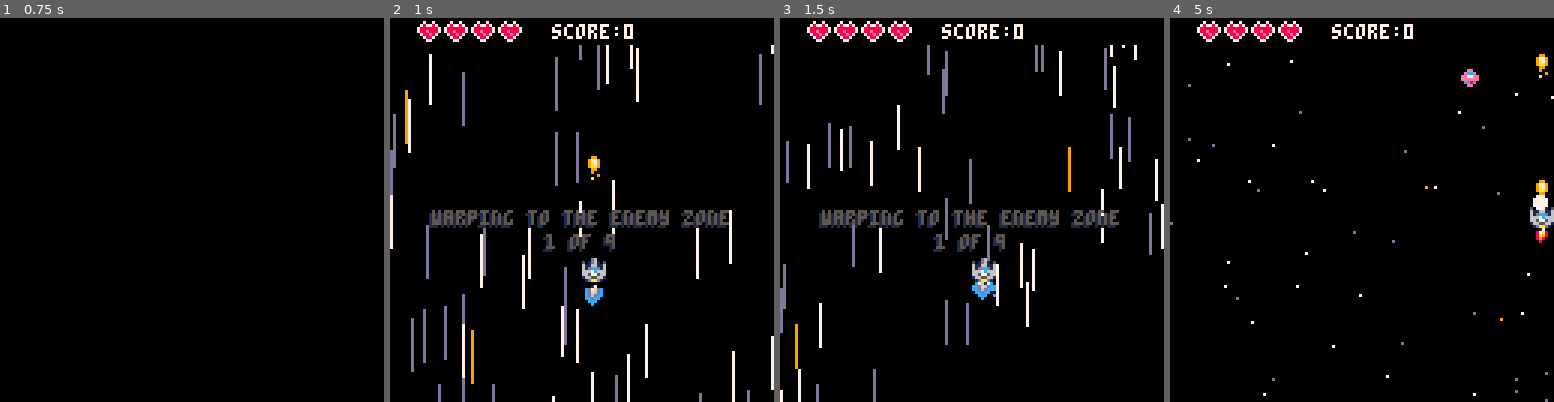
Above: before the commit, frames 1-4 (left to right).
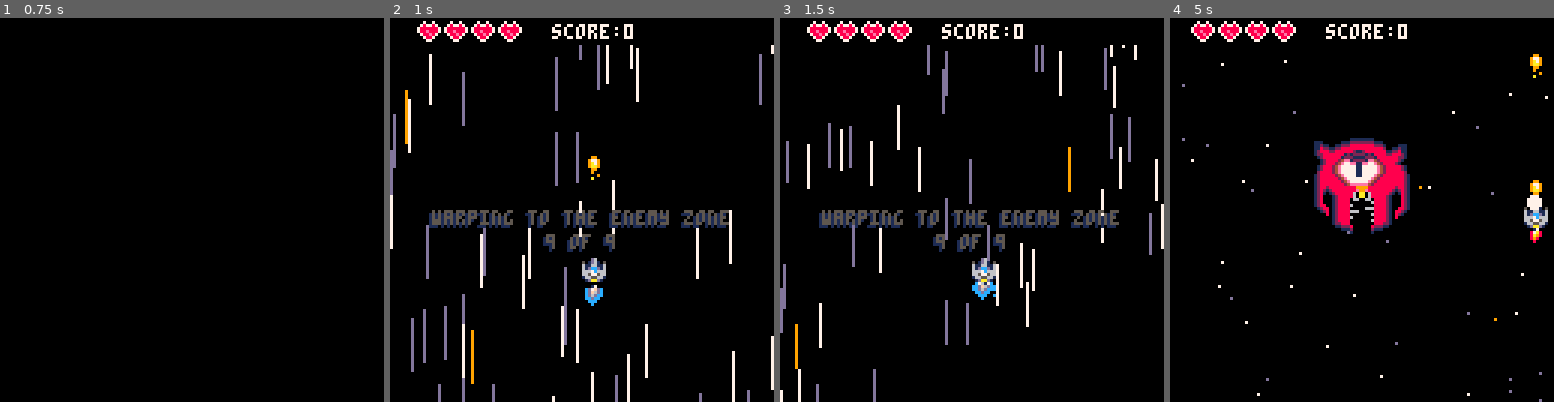
Above: after the commit, the same moments.

Repository: eduszesz/shmup
Game: PICO-8 cartridge myshmup.p8
Two runs of this game, one before a commit and one after it. Both use one fixed random seed, a clock stepped at 60 frames per second and the inputs below.
Inputs:
- Up to frame 1 (0.75 s): tap X (X key) at 0.33 s; tap O (Z key) at 0.7 s
- Up to frame 2 (1 s): no input
- Up to frame 3 (1.5 s): tap X (X key) at 1.07 s
- Up to frame 4 (5 s): hold Right 1.6-2.1 s; tap O (Z key) every 0.4 s from 1.7 to 4.9 s; tap X (X key) at 1.85, 2.97, 4.08 s; hold Up 2.15-2.42 s; hold Right 2.47-3.03 s; hold Left 3.08-3.58 s; hold Down 3.63-3.97 s; hold Right 4.02-4.68 s; hold Up from 4.73 s (still down)

Frame 1 is identical in both runs. In frame 2, less than 0.1% of the frame differs, in the area x 39-43%, y 56-61%; in frame 3, less than 0.1%; in frame 4, 7.5%, in the area x 0-100%, y 0-100%.

Commit message:
boss tweak,enemy behavior

Diff:
--- a/myshmup.p8
+++ b/myshmup.p8
@@ -9,7 +9,7 @@
 	wtimer=90 --wave timer
 	dtimer=60 --ship death timer
 	bdtimer=150 --boss death timer
-	cwave=1
+	cwave=9
 	lwave=9
 	debug=""
 	state="start"
@@ -233,7 +233,7 @@
 	cprint("press x/❎ to start",63,104,1)
 	cprint("press x/❎ to start",63,105,1)
 	cprint("press x/❎ to start",64,104,cl)
-	print("v0.48",100,120,1)
+	print("v0.49",100,120,1)
 end
 
 function draw_game()
@@ -427,7 +427,7 @@
 		end
 
 		if e.md=="atk"	then
-			if e.x<0 or e.x>126 then
+			if e.x<0 or e.x>124 then
 				del(enemies,e)
 			end
 
@@ -542,7 +542,7 @@
 				end
 				e.x+=e.sx
 				e.y+=e.sy
-				if t%10==0 then
+				if t%5==0 then
 					ene_fire(e,1,2)
 				end
 			end
@@ -559,10 +559,10 @@
 				end
 				e.x+=e.sx
 				e.y+=e.sy
-				if t%10==0 then
+				if t%20==0 then
 					ene_fire(e,1,2)
 				end
-				if e.y>96 and e.x==64 then
+				if e.y>96 and abs(e.x-64)<5 then
 					e.bmd="atk3"
 				end
 			end
@@ -575,8 +575,8 @@
 					dy=3
 				end
 				if t%90==0 then
-					local spc=0.25/(6)
-					for i=0,6 do
+					local spc=1/9
+					for i=0,9 do
 						ene_fire(e,0.375+spc*i,dy)
 					end
 				end
@@ -636,8 +636,8 @@
 				if e.x<ship.x and e.t==0 then
 					e.sx=1
 				end
-				if e.y<1 then e.sx=1 end
-				if e.y>96 then e.sx=-1 end
+				if e.x<8 then e.sx=1 end
+				if e.x>96 then e.sx=-1 end
 				e.x+=e.sx
 				e.y+=e.sy
 				e.bt+=1
@@ -1001,7 +1001,7 @@
 		e.wd=4
 		e.ht=4
 		e.ani=12
-		e.h=6
+		e.h=60
 		e.sy=0.25
 		e.sx=0.25
 		e.tgy=40
@@ -1275,6 +1275,7 @@
 			end
 			if txt=="bullet barrage" then
 				firetyp=6
+				bonus.t=250
 			end
 			bonus.typ=txt
 			addfloat(txt,64,120,1)
@@ -1460,7 +1461,7 @@
 		local cl=f.c
 		if f.typ==2 then
 			if t%6<3 then
-				cl=14
+				cl=11
 			end
 		end
 		cprint(f.txt,f.x,f.y,cl)
